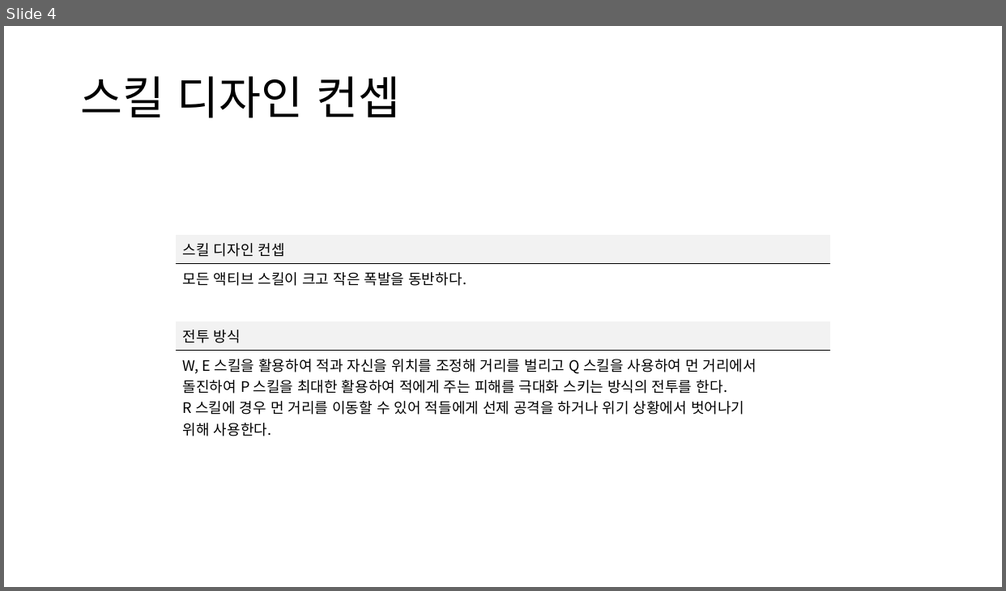
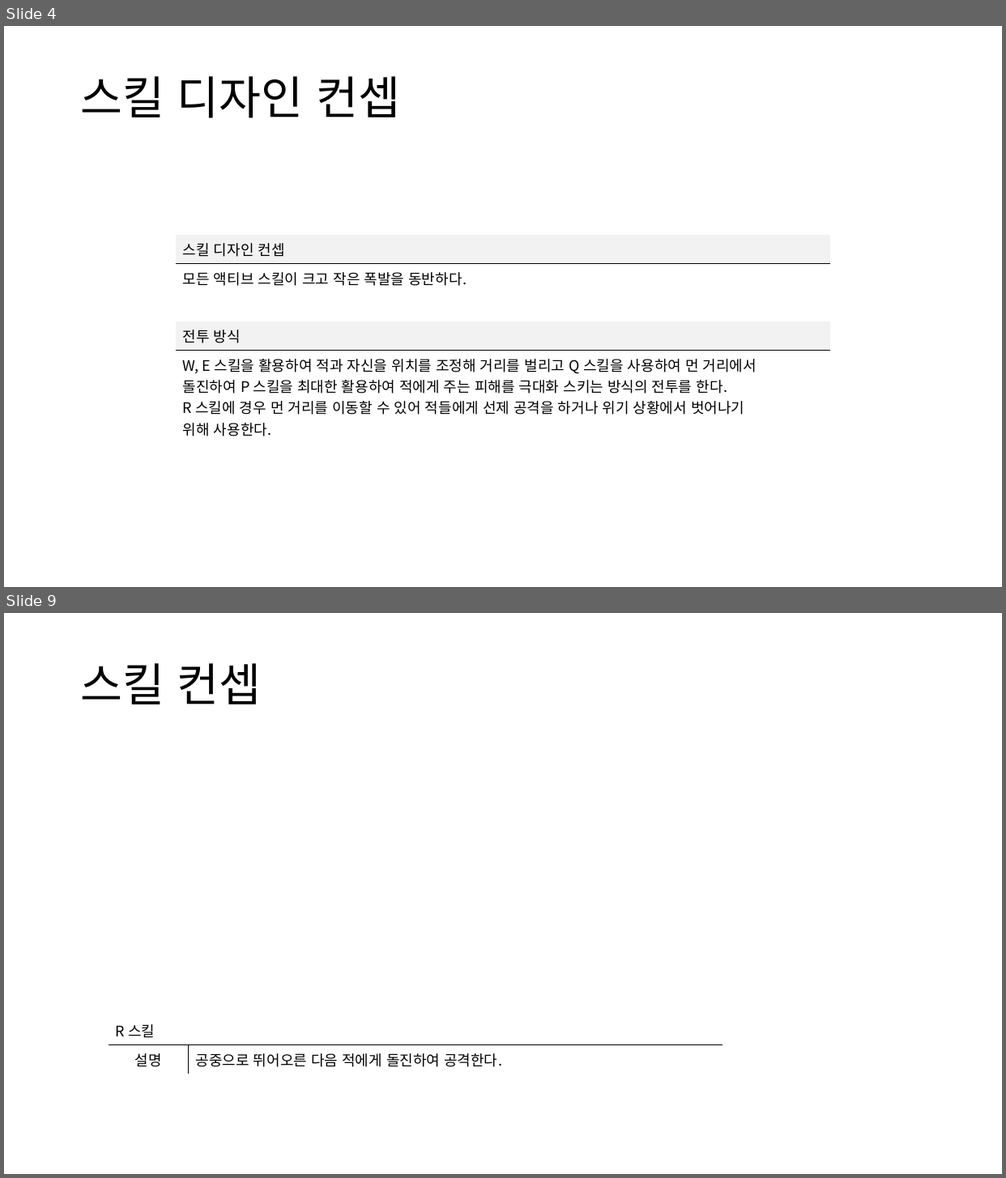
Before and after one commit to yjk0401/unityenginebasic_9th, a slide deck: 기획/이터널 리턴/이터널 리턴 신규 실험체 기획서.pptx. Shown one above the other, each under a label of ours: slide 4 before the commit, slides 4 and 9 after it; the slides between them are not shown. The pictures are 1006x591 and 1006x1178 pixels, drawn with LibreOffice and Linux fonts; fonts in the diff are those of the drawing. Boxes give left, top, right and bottom in pixels: in the first picture for what was removed or moved away, otherwise in the second. Text is boxed around its words. In the diff, an @@ line names an element or a change of style, - is before the commit and + after.

```diff
--- a/기획/이터널 리턴/이터널 리턴 신규 실험체 기획서.pptx
+++ b/기획/이터널 리턴/이터널 리턴 신규 실험체 기획서.pptx
@@ slide 9 added at (4, 613, 1002, 1174), background #FFFFFF @@
@@ text added at (80, 663, 262, 705), 44 pt, text #000000 @@
+스킬 컨셉
@@ table added at (108, 1016, 722, 1071), 2 rows, 2 columns @@
+R 스킬 | 
+설명 | 공중으로 뛰어오른 다음 적에게 돌진하여 공격한다.
```
Also in this commit, not shown: 1 slide changed, 3 other slides added, 1 other file.
